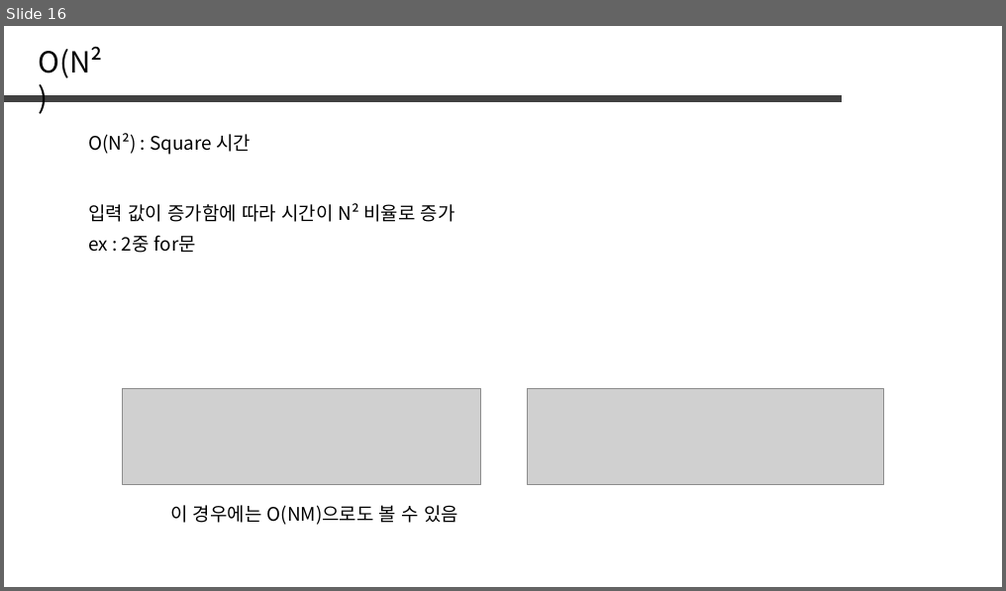
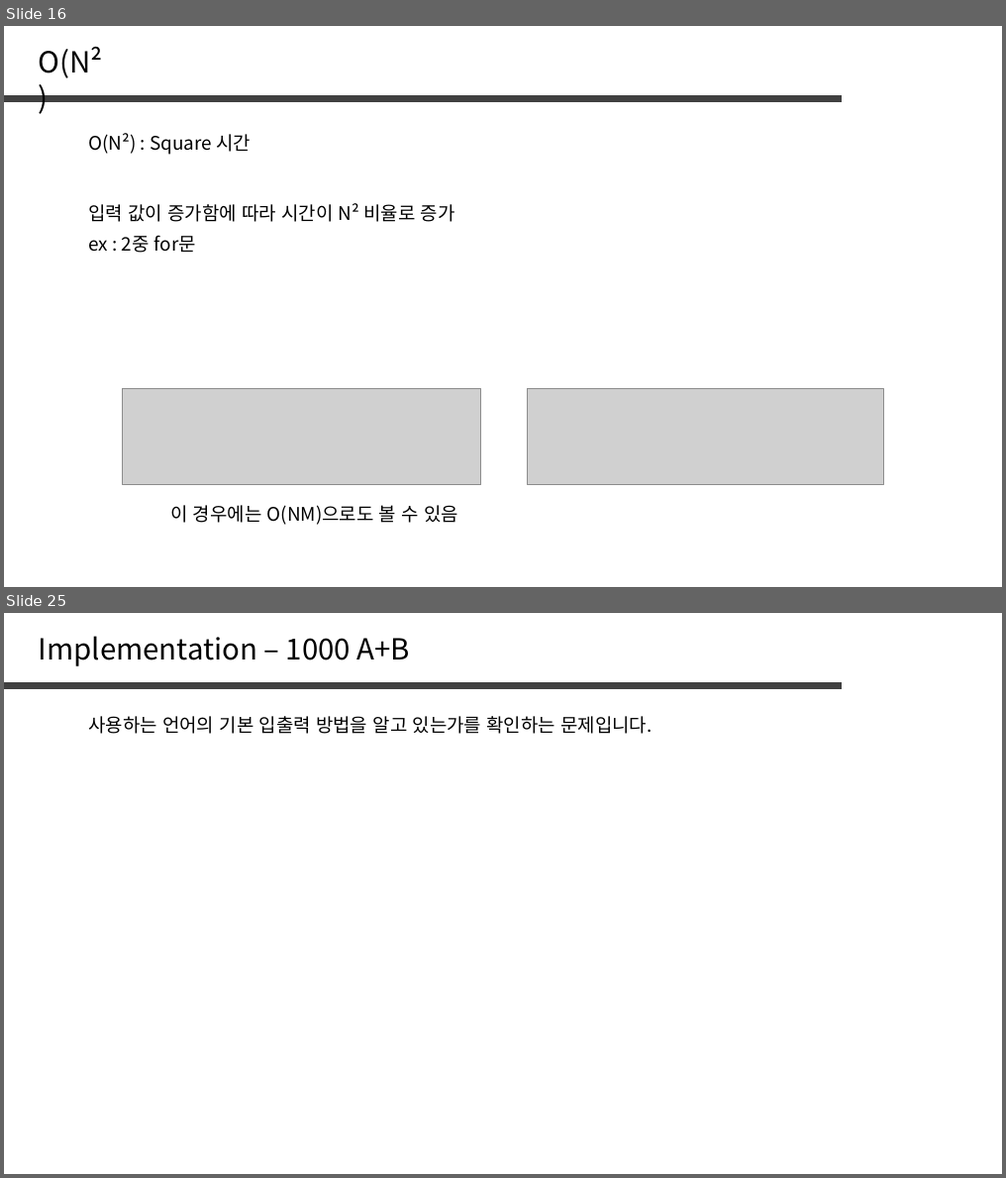
Before and after one commit to jaehoo1/PS-study, a slide deck: study/1_OT.pptx. Shown one above the other, each under a label of ours: slide 16 before the commit, slides 16 and 25 after it; the slides between them are not shown. The pictures are 1006x591 and 1006x1178 pixels, drawn with LibreOffice and Linux fonts; fonts in the diff are those of the drawing; grey boxes stand for pictures. Boxes give left, top, right and bottom in pixels: in the first picture for what was removed or moved away, otherwise in the second. Text is boxed around its words. In the diff, an @@ line names an element or a change of style, - is before the commit and + after.

```diff
--- a/study/1_OT.pptx
+++ b/study/1_OT.pptx
@@ slide 25 added at (4,613,1002,1174), background #FFFFFF @@
@@ text added at (39,636,410,666), 28 pt, text #000000 @@
+Implementation – 1000 A+B
@@ line added from (4, 685) to (843, 685), #404040 6 pt @@
@@ text added at (88,716,651,734), 18 pt, text #000000 @@
+사용하는 언어의 기본 입출력 방법을 알고 있는가를 확인하는 문제입니다.
```
Also in this commit, not shown: 1 slide changed, 7 other slides added.
